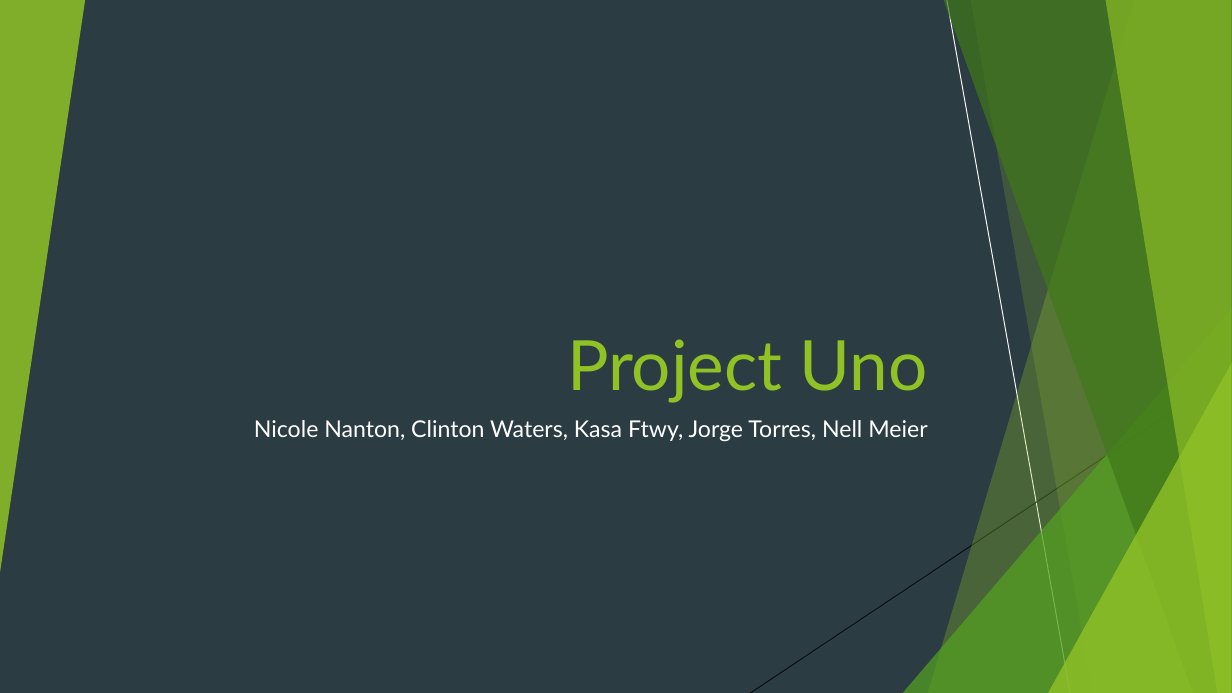
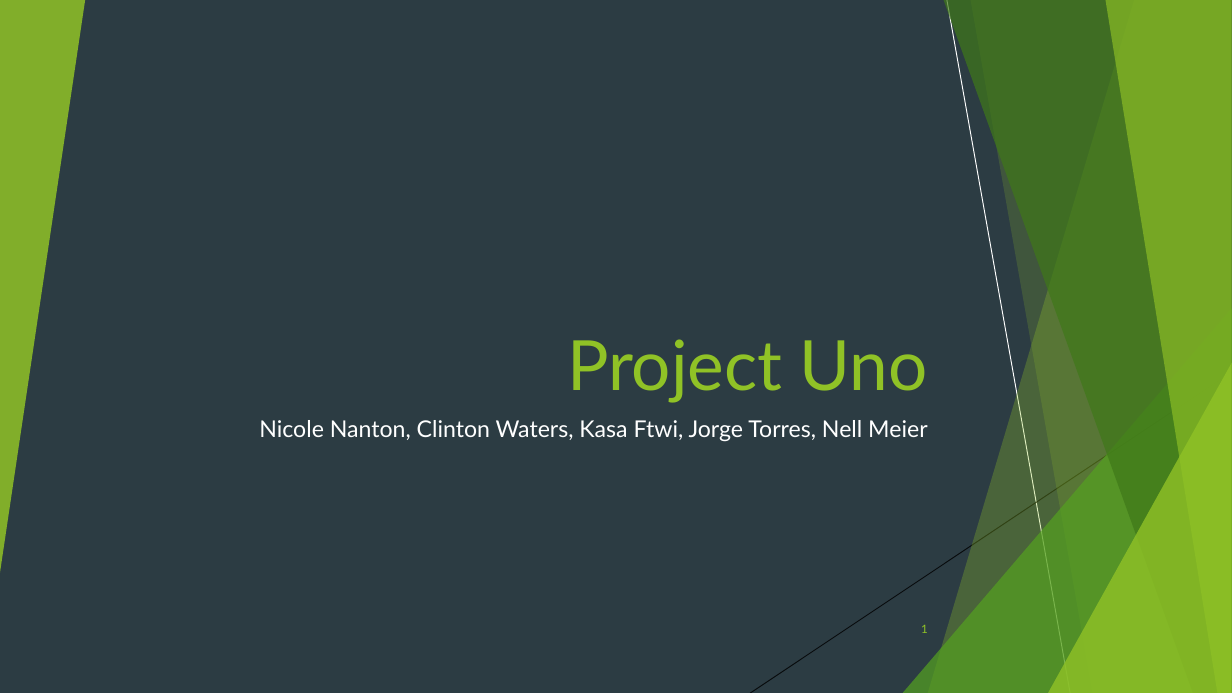
Before and after one commit to Cnw695/Project_1, a slide deck: slide 1 of final_project_one_slides.pptx. Drawn at 1232x693 pixels with LibreOffice and Linux fonts; fonts in the diff are those of the drawing. Boxes give left, top, right and bottom in pixels: in the first picture for what was removed or moved away, otherwise in the second. Text is boxed around its words. In the diff, an @@ line names an element or a change of style, - is before the commit and + after.

```diff
--- a/final_project_one_slides.pptx
+++ b/final_project_one_slides.pptx
@@ subtitle at (259,420,927,442): text changed @@
-Nicole Nanton, Clinton Waters, Kasa Ftwy, Jorge Torres, Nell Meier
+Nicole Nanton, Clinton Waters, Kasa Ftwi, Jorge Torres, Nell Meier
@@ page number added at (921,625,928,633), 9 pt, text #90C226 @@
+1
```
Also in this commit, not shown: 12 other slides changed, 13 slides added, 12 slides removed, 10 other files.
